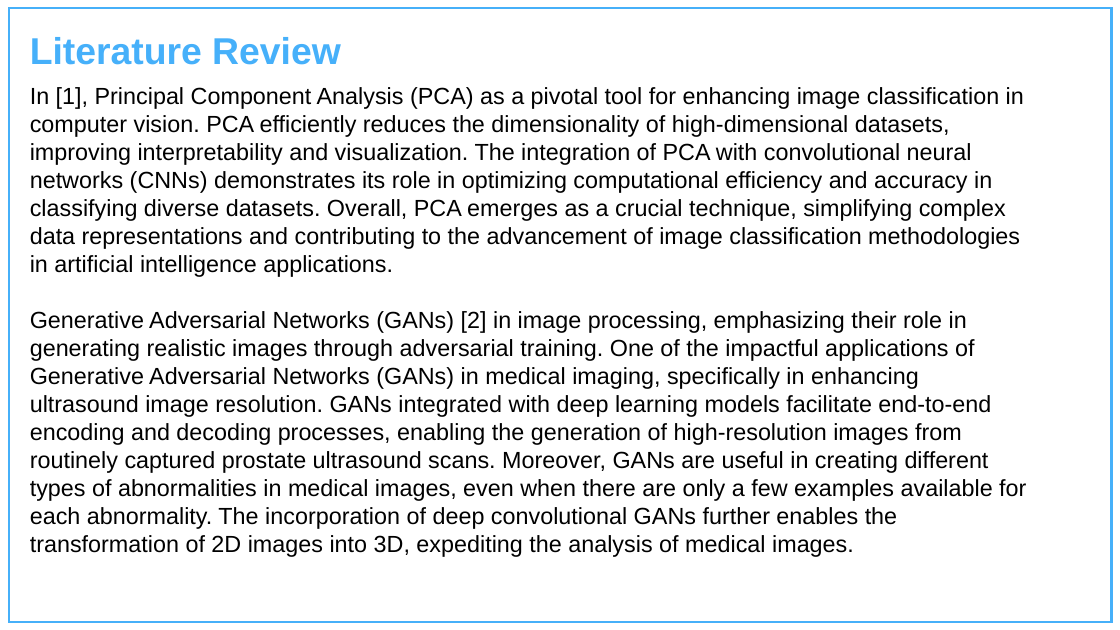
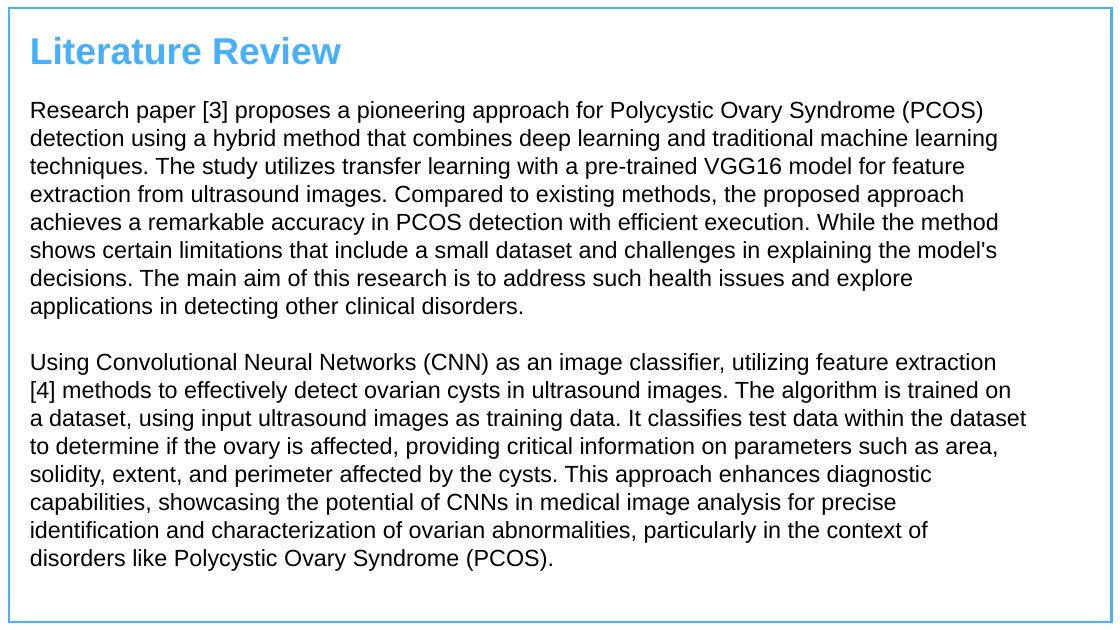
Before and after one commit to Charu-2718/PCause, a slide deck: slide 7 of Presentation.pptx. Drawn at 1120x630 pixels with LibreOffice and Linux fonts; fonts in the diff are those of the drawing; background and template pictures are left out. Boxes give left, top, right and bottom in pixels: in the first picture for what was removed or moved away, otherwise in the second. Text is boxed around its words. In the diff, an @@ line names an element or a change of style, - is before the commit and + after.

```diff
--- a/Presentation.pptx
+++ b/Presentation.pptx
@@ text at (x1=30, y1=101, x2=1027, y2=571): text changed @@
-In [1], Principal Component Analysis (PCA) as a pivotal tool for enhancing image classification in computer vision. PCA efficiently reduces the dimensionality of high-dimensional datasets, improving interpretability and visualization. The integration of PCA with convolutional neural networks (CNNs) demonstrates its role in optimizing computational efficiency and accuracy in classifying diverse datasets. Overall, PCA emerges as a crucial technique, simplifying complex data representations and contributing to the advancement of image classification methodologies in artificial intelligence applications.
-Generative Adversarial Networks (GANs) [2] in image processing, emphasizing their role in generating realistic images through adversarial training. One of the impactful applications of Generative Adversarial Networks (GANs) in medical imaging, specifically in enhancing ultrasound image resolution. GANs integrated with deep learning models facilitate end-to-end encoding and decoding processes, enabling the generation of high-resolution images from routinely captured prostate ultrasound scans. Moreover, GANs are useful in creating different types of abnormalities in medical images, even when there are only a few examples available for each abnormality. The incorporation of deep convolutional GANs further enables the transformation of 2D images into 3D, expediting the analysis of medical images.
+Research paper [3] proposes a pioneering approach for Polycystic Ovary Syndrome (PCOS) detection using a hybrid method that combines deep learning and traditional machine learning techniques. The study utilizes transfer learning with a pre-trained VGG16 model for feature extraction from ultrasound images. Compared to existing methods, the proposed approach achieves a remarkable accuracy in PCOS detection with efficient execution. While the method shows certain limitations that include a small dataset and challenges in explaining the model's decisions. The main aim of this research is to address such health issues and explore applications in detecting other clinical disorders.
+Using Convolutional Neural Networks (CNN) as an image classifier, utilizing feature extraction [4] methods to effectively detect ovarian cysts in ultrasound images. The algorithm is trained on a dataset, using input ultrasound images as training data. It classifies test data within the dataset to determine if the ovary is affected, providing critical information on parameters such as area, solidity, extent, and perimeter affected by the cysts. This approach enhances diagnostic capabilities, showcasing the potential of CNNs in medical image analysis for precise identification and characterization of ovarian abnormalities, particularly in the context of disorders like Polycystic Ovary Syndrome (PCOS).
```
Also in this commit, not shown: 2 other slides changed, 1 slide added, 2 other files.
